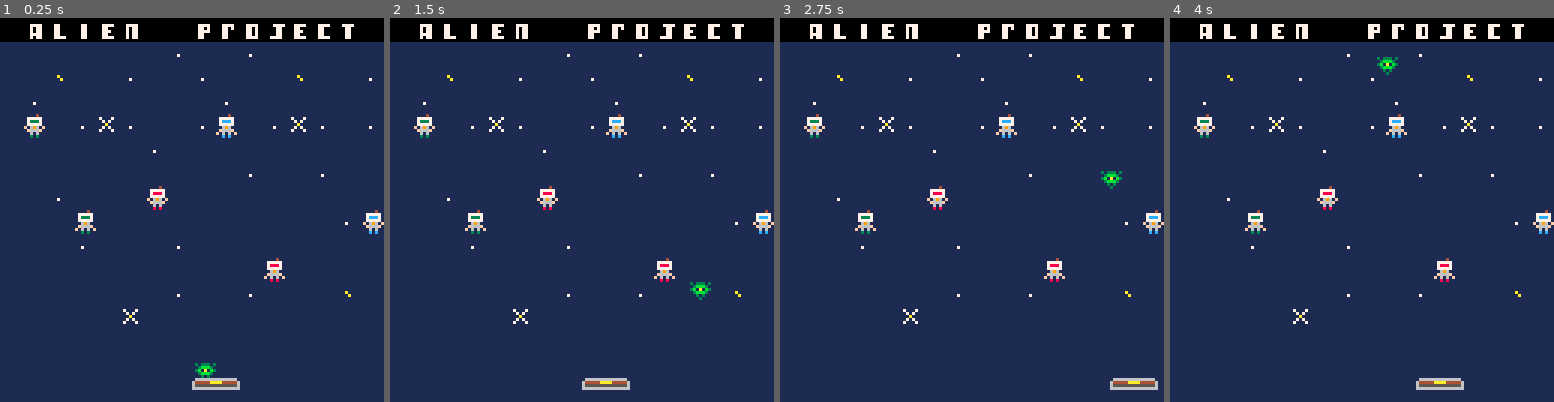
Above: before the commit, frames 1-4 (left to right).
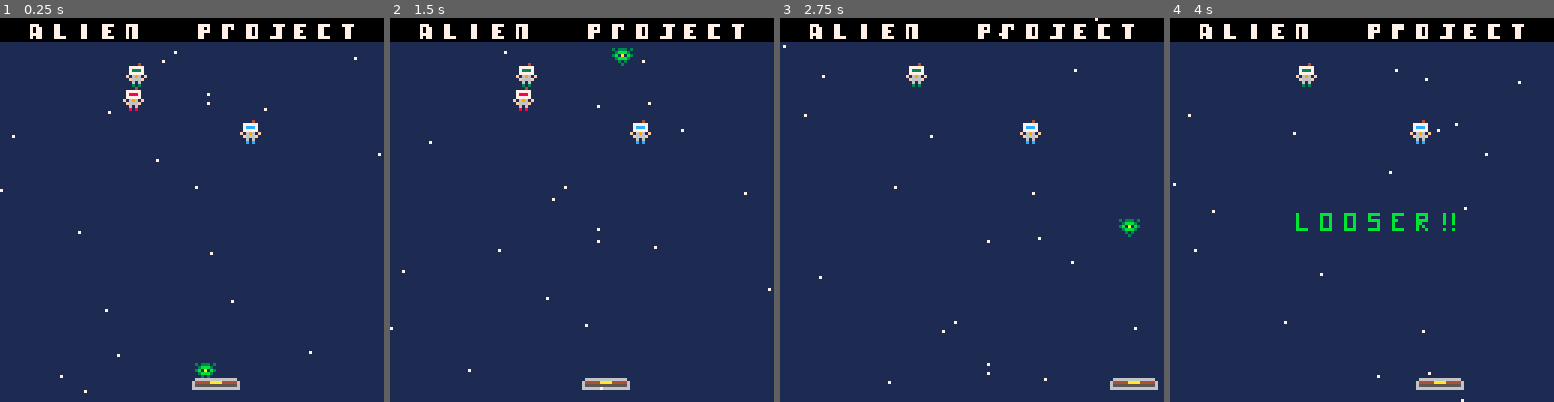
Above: after the commit, the same moments.

Repository: adatechschool/alienproject
Game: PICO-8 cartridge alienproject.p8
Same seed, same stepped clock (60 frames per second), same inputs: the game is played once before the commit and once after it.
Inputs:
- Up to frame 1 (0.25 s): no input
- Up to frame 2 (1.5 s): tap X (X key) at 0.33, 1.07 s
- Up to frame 3 (2.75 s): hold Right 1.6-2.1 s; tap X (X key) at 1.85 s; hold Right from 2.47 s (still down)
- Up to frame 4 (4 s): tap X (X key) at 2.97 s; release Right at 3.03 s; hold Left 3.08-3.58 s

The runs differ from the first frame. In frame 1, 2.1% of the frame differs, in the area x 0-100%, y 1-98%; in frame 2, 2.4%; in frame 3, 2.2%; in frame 4, 2.6%, in the area x 0-100%, y 1-100%.

Commit message:
version beta

Diff:
--- a/alienproject.p8
+++ b/alienproject.p8
@@ -6,10 +6,16 @@
 	alien={x=64,y=113,spr(3)}
 	bar={x=64,y=120,spr(35)}
 	move_alien=false
+	astro1={x=rnd(112),y=(8+rnd(12)),sprite=(4+rnd(5))}
+	astro2={x=rnd(112),y=(12+rnd(30)),sprite=(4+rnd(5))}
+	astro3={x=rnd(112),y=(30+rnd(60)),sprite=(4+rnd(5))}
+	astronautes={astro1,astro2,astro3}
+	create_stars()
 end
 
 
 function _update()
+	update_stars()
 	if btn(➡️)  then
 		if move_alien then
 		 bar.x+=2
@@ -26,6 +32,7 @@
 	end
 	if (btn(❎)) move_alien=true
 	if (move_alien) bounce()
+ kill()
 end
 
 function _draw()
@@ -33,18 +40,12 @@
 	map(0,0,0,0,128,128)
 	spr(3,alien.x,alien.y)
 	spr(35,bar.x,bar.y,2,1)
-	if bar.x<0 and not move_alien then
-		bar.x=0 alien.x=0
-	end
-	if bar.x>112 and not move_alien then
-	 bar.x=112 alien.x=112
-	end
-	if bar.x<0 and move_alien then
-		bar.x=0
-	end
-	if bar.x>112 and move_alien then
-		bar.x=112
-	end
+	spr(astro1.sprite,astro1.x,astro1.y)
+	spr(astro2.sprite,astro2.x,astro2.y)
+	spr(astro3.sprite,astro3.x,astro3.y)
+	movement_bar()
+	draw_stars()
+	message()
 end
 -->8
 -- collision
@@ -64,8 +65,8 @@
 -->8
 -- lancer de l'alien
 function update_alien()
-	alien.x-=1.5
-	alien.y-=1.5
+	alien.x-=1
+	alien.y-=1
 end
 
 
@@ -78,15 +79,23 @@
 
 -->8
 -- rebond
-dx=1
-dy=-1
+dx=3
+dy=-3
 function bounce()
 		alien.x += dx
 		alien.y += dy
-		if alien.x<0 or alien.x>120 then
+		if alien.x<0
+	 or alien.x>120
+	 or collision(alien,astro1)
+	 or collision(alien,astro2)
+	 or collision(alien,astro3) then
 		dx=-dx
 		end
-		if alien.y<8 or collision(alien,bar) then
+		if alien.y<8
+	 or collision(alien,bar)
+	 or collision(alien,astro1)
+	 or collision(alien,astro2)
+	 or collision(alien,astro3)  then
 		dy=-dy
 		end
 end
@@ -98,6 +107,91 @@
 
 
 
+-->8
+--mouvement de la barre
+function movement_bar()
+	if bar.x<0 and not move_alien then
+		bar.x=0 alien.x=0
+	end
+	if bar.x>112 and not move_alien then
+	 bar.x=112 alien.x=112
+	end
+	if bar.x<0 and move_alien then
+		bar.x=0
+	end
+	if bar.x>112 and move_alien then
+		bar.x=112
+	end
+end
+-->8
+--astronautes
+
+function create_astro()
+	new_astro={
+		x=60,
+		y=56
+	}
+	add(astronautes,new_astro)
+end
+-->8
+--elimination astro
+
+function kill()
+	for astro in all(astronautes) do
+		if collision(alien,astro) then
+			astro.sprite=37
+			astro.x=0
+			astro.y=0
+		end
+	end
+end
+-->8
+--message gagne  et perdu
+
+function message()
+		if astro1.x==0 and astro2.x==0 and astro3.x==0 then
+			spr(48,40,64,8,24)
+			alien.x=68
+			alien.y=55
+		end
+		if alien.y>128 then
+			spr(54,40,64,8,56)
+		end
+end
+-->8
+-- animations
+
+--init stars
+function create_stars()
+	stars={}
+	for i=1,20 do
+		new_stars={
+			x=rnd(128),
+			y=rnd(128),
+			col=7,
+			speed=1.2,
+			}
+			add(stars,new_stars)
+			end
+		end
+
+-- update stars
+function update_stars()
+	for s in all(stars) do
+		s.y += s.speed
+		if s.y > 128 then
+			s.y=0
+			s.x=rnd(128)
+	 end
+ end
+end
+
+-- update stars
+function draw_stars()
+ for s in all(stars) do
+ 	pset(s.x,s.y,s.col,s.speed)
+ 	end
+ end
 __gfx__
 00000000000000000000000011111111111141111111141111114111111114111111411111111411111111111111111111111111111111111111111111111111
 00000000000000000000000011111111177777111177777117777711117777711777771111777771111111111111111111111111111111111111111111111111
@@ -109,7 +203,7 @@
 00000000666666666666666611113111118181111118181111c1c111111c1c111131311111131311111111111111111111111111111111111111111111111111
 00000000000007771111111111111111111111110000000000000000000000000000000000000000000000000000000000000000000000000000000000000000
 00000000000007771711171111111111111111110000000000000000000000000000000000000000000000000000000000000000000000000000000000000000
-00000000000007771171711111111111111111110077770000770000000770000077770000777700007777000077770000777700000777700077770000777700
+00000000000007771171711111111111111111110077700000770000000770000077770000777700007777000077770000777700000777700077770000777700
 0000000000000777111a111111111111111a11110070770000770000000770000077000000707700007707000077070000770700000077000077000000077000
 000000000000077711717111111711111111a1110070770000770000000770000077700000707700007777000077000000770700000077000077000000077000
 00000000000007771711171111111111111111110077770000770000000770000077000000707700007700000077000000770700000077000077000000077000
@@ -119,23 +213,34 @@
 777777770000000000000000644444aaaa4444460000000000000000000000000000000000000000000000000000000000000000000000000000000000000000
 00000000000000000000000065555555555555560000000000000000000000000000000000000000000000000000000000000000000000000000000000000000
 00000000000000000000000066666666666666660000000000000000000000000000000000000000000000000000000000000000000000000000000000000000
+00000000000000000000000000000000000000000000000000000000000000000000000000000000000000000000000000000000000000000000000000000000
+00000000000000000000000000000000000000000000000000000000000000000000000000000000000000000000000000000000000000000000000000000000
+00000000000000000000000000000000000000000000000000000000000000000000000000000000000000000000000000000000000000000000000000000000
+00000000000000000000000000000000000000000000000000000000000000000000000000000000000000000000000000000000000000000000000000000000
+00000000000000000000000000000000000000000000000000000000000000000000000000000000000000000000000000000000000000000000000000000000
+0b0000b000bbbb0000b00b0000b000b0000b00000b000b0000b0000000bbbb0000bbbb0000bbbb0000bbbb0000bbbb00000b00b0000000000000000000000000
+00b00b0000b00b0000b00b0000b000b0000b00000bb00b0000b0000000b00b0000b00b0000b0000000b0000000b00b00000b00b0000000000000000000000000
+000bb00000b00b0000b00b0000b0b0b0000b00000b0b0b0000b0000000b00b0000b00b0000bbbb0000bb000000bbbb00000b00b0000000000000000000000000
+000bb00000b00b0000b00b0000b0b0b0000b00000b00bb0000b0000000b00b0000b00b0000000b0000b0000000bb0000000b00b0000000000000000000000000
+000bb00000b00b0000bbbb0000b0b0b0000b00000b000b0000b0000000b00b0000b00b0000000b0000b0000000b0b00000000000000000000000000000000000
+000bb00000bbbb0000bbbb0000bbbbb0000b00000b000b0000bbbb0000bbbb0000bbbb0000bbbb0000bbbb0000b00b00000b00b0000000000000000000000000
 __gff__
 0000000000000000000000010101010000000000000000000000000000000000000000000000000000000000000000000000000000000000000000000000000000000000000000000000000000000000000000000000000000000000000000000000000000000000000000000000000000000000000000000000000000000000
 0000000000000000000000000000000000000000000000000000000000000000000000000000000000000000000000000000000000000000000000000000000000000000000000000000000000000000000000000000000000000000000000000000000000000000000000000000000000000000000000000000000000000000
 __map__
-38151617181938211a1b1c1d181e1f3800000000000000000000000000000000000000000000000000000000000000000000000000000000000000000000000000000000000000000000000000000000000000000000000000000000000000000000000000000000000000000000000000000000000000000000000000000000
-0f0f0f0f0f0f0f130f0f130f0f0f0f0f0f0f0f0f000000000000000000000000000000000000000000000000000000000000000000000000000000000000000000000000000000000000000000000000000000000000000000000000000000000000000000000000000000000000000000000000000000000000000000000000
-0f0f140f0f130f0f130f0f0f140f0f130f0f0f0f000000000000000000000000000000000000000000000000000000000000000000000000000000000000000000000000000000000000000000000000000000000000000000000000000000000000000000000000000000000000000000000000000000000000000000000000
-0f130f0f0f0f0f0f0f130f0f0f0f0f0f0f0f0f0f000000000000000000000000000000000000000000000000000000000000000000000000000000000000000000000000000000000000000000000000000000000000000000000000000000000000000000000000000000000000000000000000000000000000000000000000
-0f080f1312130f0f13060f1312130f130f0f0f0f000000000000000000000000000000000000000000000000000000000000000000000000000000000000000000000000000000000000000000000000000000000000000000000000000000000000000000000000000000000000000000000000000000000000000000000000
-0f0f0f0f0f0f130f0f0f0f0f0f0f0f0f0f0f0f0a000000000000000000000000000000000000000000000000000000000000000000000000000000000000000000000000000000000000000000000000000000000000000000000000000000000000000000000000000000000000000000000000000000000000000000000000
-0f0f0f0f0f0f0f0f0f0f130f0f130f0f0f130f13000000000000000000000000000000000000000000000000000000000000000000000000000000000000000000000000000000000000000000000000000000000000000000000000000000000000000000000000000000000000000000000000000000000000000000000000
-0f0f130f0f0f050f0f0f0f0f0f0f0f0f0f0f0f0f000000000000000000000000000000000000000000000000000000000000000000000000000000000000000000000000000000000000000000000000000000000000000000000000000000000000000000000000000000000000000000000000000000000000000000000000
-0f0f0f090f0f0f0f0f0f0f0f0f0f13070f0f0f0f000000000000000000000000000000000000000000000000000000000000000000000000000000000000000000000000000000000000000000000000000000000000000000000000000000000000000000000000000000000000000000000000000000000000000000000000
-0f0f0f130f0f0f130f0f0f0f0f0f0f0f0f0f130f000000000000000000000000000000000000000000000000000000000000000000000000000000000000000000000000000000000000000000000000000000000000000000000000000000000000000000000000000000000000000000000000000000000000000000000000
-0f0f0f0f0f0f0f0f0f0f0f040f0f0f0f0f0f0f0f000000000000000000000000000000000000000000000000000000000000000000000000000000000000000000000000000000000000000000000000000000000000000000000000000000000000000000000000000000000000000000000000000000000000000000000000
-0f0f0f0f0f0f0f130f0f130f0f0f140f0f080f0f000000000000000000000000000000000000000000000000000000000000000000000000000000000000000000000000000000000000000000000000000000000000000000000000000000000000000000000000000000000000000000000000000000000000000000000000
-0f0f0f0f0f120f0f0f0f0f0f0f0f0f0f0f0f0f0f000000000000000000000000000000000000000000000000000000000000000000000000000000000000000000000000000000000000000000000000000000000000000000000000000000000000000000000000000000000000000000000000000000000000000000000000
+3d15161718193d211a1b1c1d181e1f3d00000000000000000000000000000000000000000000000000000000000000000000000000000000000000000000000000000000000000000000000000000000000000000000000000000000000000000000000000000000000000000000000000000000000000000000000000000000
+0a0a0a0a0a0a0a0a0a0a0a0a0a0a0a0a0f0f0f0f000000000000000000000000000000000000000000000000000000000000000000000000000000000000000000000000000000000000000000000000000000000000000000000000000000000000000000000000000000000000000000000000000000000000000000000000
+0a0a0a0a0a0a0a0a0a0a0a0a0a0a0a0a0f0f0f0f000000000000000000000000000000000000000000000000000000000000000000000000000000000000000000000000000000000000000000000000000000000000000000000000000000000000000000000000000000000000000000000000000000000000000000000000
+0a0a0a0a0a0a0a0a0a0a0a0a0a0a0a0a0f0f0f0f000000000000000000000000000000000000000000000000000000000000000000000000000000000000000000000000000000000000000000000000000000000000000000000000000000000000000000000000000000000000000000000000000000000000000000000000
+0a0a0a0a0a0a0a0a0a0a0a0a0a0a0a0a0f0f0f0f000000000000000000000000000000000000000000000000000000000000000000000000000000000000000000000000000000000000000000000000000000000000000000000000000000000000000000000000000000000000000000000000000000000000000000000000
+0a0a0a0a0a0a0a0a0a0a0a0a0a0a0a0a0f0f0f0a000000000000000000000000000000000000000000000000000000000000000000000000000000000000000000000000000000000000000000000000000000000000000000000000000000000000000000000000000000000000000000000000000000000000000000000000
+0a0a0a0a0a0a0a0a0a0a0a0a0a0a0a0a0f0a0f0a000000000000000000000000000000000000000000000000000000000000000000000000000000000000000000000000000000000000000000000000000000000000000000000000000000000000000000000000000000000000000000000000000000000000000000000000
+0a0a0a0a0a0a0a0a0a0a0a0a0a0a0a0a0f0f0f0f000000000000000000000000000000000000000000000000000000000000000000000000000000000000000000000000000000000000000000000000000000000000000000000000000000000000000000000000000000000000000000000000000000000000000000000000
+0a0a0a0a0a0a0a0a0a0a0a0a0a0a0a0a0f0f0f0f000000000000000000000000000000000000000000000000000000000000000000000000000000000000000000000000000000000000000000000000000000000000000000000000000000000000000000000000000000000000000000000000000000000000000000000000
+0f0f0f0a0f0f0f0a0f0f0f0a0f0f0f0f0f0f0a0f000000000000000000000000000000000000000000000000000000000000000000000000000000000000000000000000000000000000000000000000000000000000000000000000000000000000000000000000000000000000000000000000000000000000000000000000
+0f0f0f0f0f0f0f0f0f0f0f0a0f0f0f0f0f0f0f0f000000000000000000000000000000000000000000000000000000000000000000000000000000000000000000000000000000000000000000000000000000000000000000000000000000000000000000000000000000000000000000000000000000000000000000000000
+0f0f0f0f0f0f0f0a0f0f0a0a0f0f0a0f0f0a0f0f000000000000000000000000000000000000000000000000000000000000000000000000000000000000000000000000000000000000000000000000000000000000000000000000000000000000000000000000000000000000000000000000000000000000000000000000
+0f0f0f0f0f0a0f0f0f0f0a0f0f0f0f0f0f0f0f0f000000000000000000000000000000000000000000000000000000000000000000000000000000000000000000000000000000000000000000000000000000000000000000000000000000000000000000000000000000000000000000000000000000000000000000000000
 0f0f0f0f0f0f0f0f0f0f0f0f0f0f0f0f0f0f0f0f000023000000340000000000000000000000000000000000000000000000000000000000000000000000000000000000000000000000000000000000000000000000000000000000000000000000000000000000000000000000000000000000000000000000000000000000
 0f0f0f0f0f0f0f0f0f0f0a0f0f0f0f0f0f0f0f0f000023000000000000000000000000000000000000000000000000000000000000000000000000000000000000000000000000000000000000000000000000000000000000000000000000000000000000000000000000000000000000000000000000000000000000000000
 0f0f0f0f0f0f0f0a0f0f0f0f0f0f0f0f0f0f0f0f000023000000000000000000000000000000000000000000000000000000000000000000000000000000000000000000000000000000000000000000000000000000000000000000000000000000000000000000000000000000000000000000000000000000000000000000
